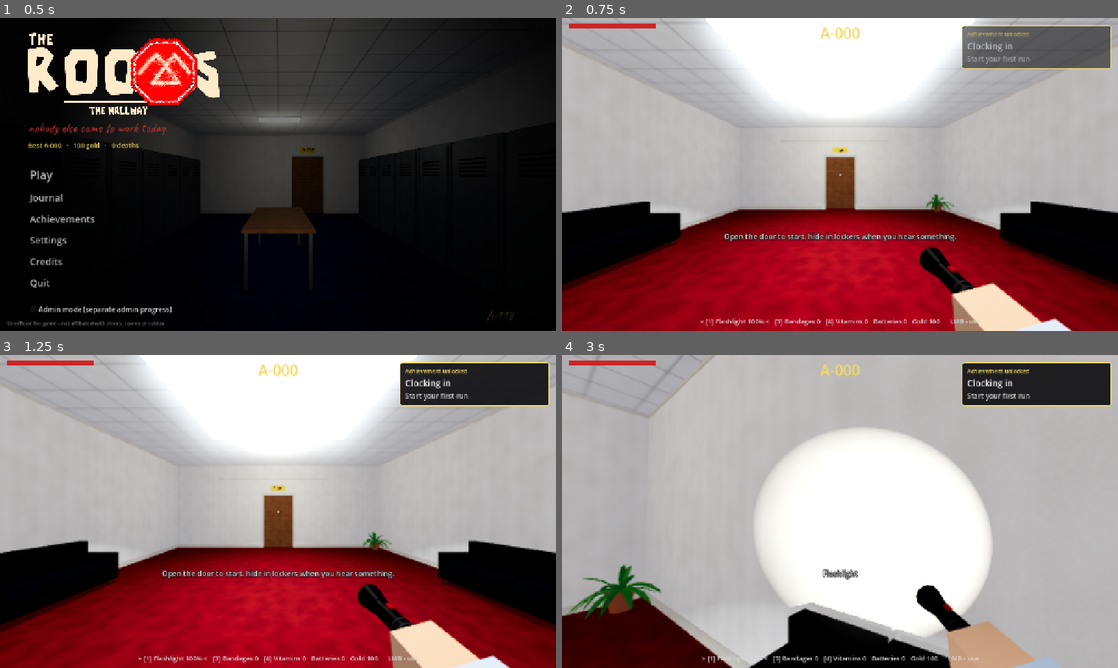
Above: before the commit, frames 1-4 (two rows, left to right).
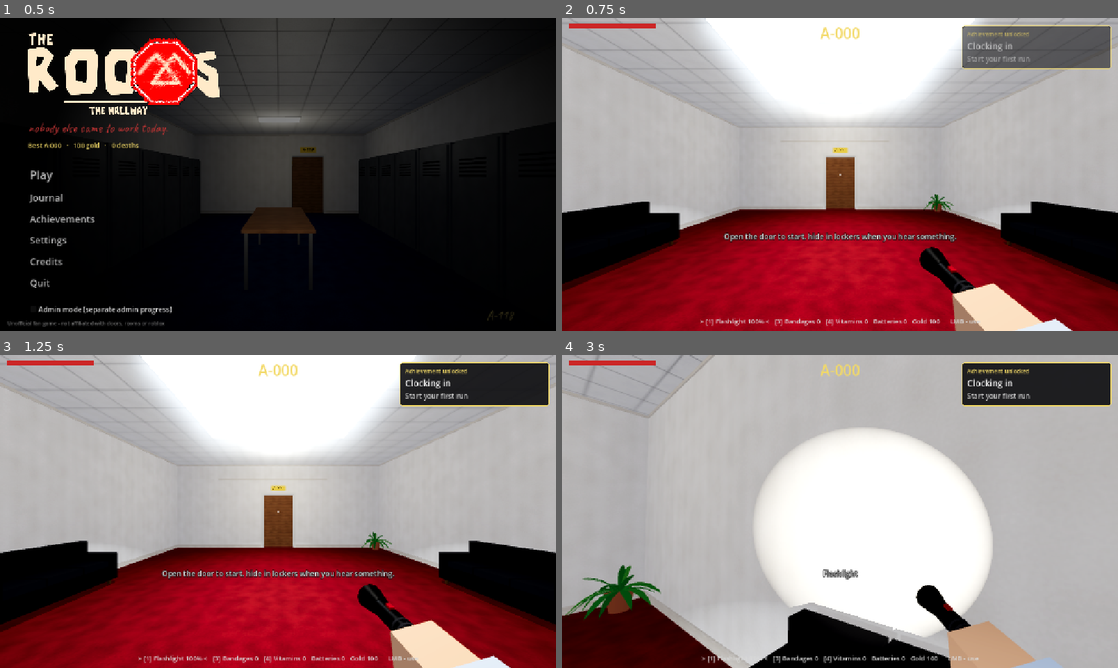
Above: after the commit, the same moments.

Repository: jhu7600codes/dir-projects
Game: Godot game, scene res://scenes/main_menu.tscn
The game is run twice, just before and just after one commit, with the same random seed, the same clock (stepped at 60 frames per second) and the same inputs.
Inputs (mouse positions are in pixels of both pictures, inside the frame that each line leads up to):
- Up to frame 1 (0.5 s): no input
- Up to frame 2 (0.75 s): click "Play" at 0.5 s
- Up to frame 3 (1.25 s): no input
- Up to frame 4 (3 s): tap Enter at 1.25 s; move the mouse to (867, 511) at 1.27 s; hold C (crouch) 1.28-2.03 s; hold W (move_forward) from 1.28 s (still down); click (867, 511) at 1.42 s; tap Space (jump) at 1.52, 2.27 s; move the mouse to (812, 511) at 2.02 s; tap E (interact) at 2.1 s; move the mouse to (851, 505) at 2.77 s; hold Mouse wheel down (item_next) from 2.78 s (still down)

Frame 1 is identical in both runs. In frame 2, 0.7% of the frame differs, in the area x 0-100%, y 1-100%; in frame 3, 0.8%, in the area x 0-100%, y 0-100%; in frame 4, 0.7%.

Commit message:
Make low quality cheaper for phones, add resolution and fps settings
Low quality uses half as many ceiling lights (wider and stronger) and
fades lights out sooner. The 3d resolution is its own slider now and
phones start at 60%. Settings also get a show fps toggle.

Co-Authored-By: Claude Opus 5.5 <noreply@anthropic.com>
Claude-Session: https://claude.ai/code/session_0199qGiBZCTPzV4D1wckxNrd

Diff:
--- a/rooms/scripts/autoload/settings.gd
+++ b/rooms/scripts/autoload/settings.gd
@@ -16,6 +16,8 @@
 	"quality": 1,               # 0 low, 1 medium, 2 high
 	"fullscreen": true,         # desktop only, f11 toggles it
 	"uncap_fps": false,         # mobile only: no 60 fps cap and no vsync
+	"render_scale": 1.0,        # 3d resolution, phones start at 0.6
+	"show_fps": false,
 	"auto_doors": true,         # doors open by themselves when you walk up to them
 	"touch_controls": "auto",   # auto, on, off
 	"touch_left_handed": false, # swaps the stick and the buttons
@@ -36,12 +38,16 @@
 		# first launch: phones start on low quality
 		if OS.has_feature("mobile"):
 			data.quality = 0
+			data.render_scale = 0.6
 		return
 	var parsed = JSON.parse_string(FileAccess.get_file_as_string(PATH))
 	if parsed is Dictionary:
 		for k in parsed:
 			if data.has(k):
 				data[k] = parsed[k]
+		# older settings files: phones get the lower resolution too
+		if not parsed.has("render_scale") and OS.has_feature("mobile"):
+			data.render_scale = 0.6
 
 
 func save_settings() -> void:
@@ -64,7 +70,7 @@
 	var vp := get_viewport()
 	var q := int(data.quality)
 	vp.msaa_3d = [Viewport.MSAA_DISABLED, Viewport.MSAA_2X, Viewport.MSAA_4X][q]
-	vp.scaling_3d_scale = [0.7, 0.85, 1.0][q]
+	vp.scaling_3d_scale = clampf(float(data.render_scale), 0.4, 1.0)
 	vp.positional_shadow_atlas_size = [1024, 2048, 4096][q]
 	_apply_window()
 	_apply_fps()
--- a/rooms/scripts/ui/hud.gd
+++ b/rooms/scripts/ui/hud.gd
@@ -28,6 +28,7 @@
 var _health: ProgressBar
 var _stamina: ProgressBar
 var _items: Label
+var _fps: Label
 var _prompt: Label
 var _hold: ProgressBar
 var _toast: Label
@@ -80,6 +81,14 @@
 	_items.offset_bottom = -10
 	_items.horizontal_alignment = HORIZONTAL_ALIGNMENT_CENTER
 	root.add_child(_items)
+
+	_fps = UIKit.label("", 14, Color(0.6, 1.0, 0.6))
+	_fps.set_anchors_preset(Control.PRESET_TOP_RIGHT)
+	_fps.offset_left = -110
+	_fps.offset_right = -12
+	_fps.offset_top = 10
+	_fps.horizontal_alignment = HORIZONTAL_ALIGNMENT_RIGHT
+	root.add_child(_fps)
 
 	var dot := ColorRect.new()
 	dot.color = Color(1, 1, 1, 0.5)
@@ -161,6 +170,9 @@
 
 
 func _process(_delta: float) -> void:
+	_fps.visible = Settings.data.show_fps
+	if _fps.visible:
+		_fps.text = "%d FPS" % Engine.get_frames_per_second()
 	if player == null:
 		return
 	_health.value = player.health
--- a/rooms/scripts/ui/settings_menu.gd
+++ b/rooms/scripts/ui/settings_menu.gd
@@ -33,6 +33,8 @@
 	else:
 		v.add_child(UIKit.check("uncap fps", d.uncap_fps, func(on): Settings.set_value("uncap_fps", on)))
 	v.add_child(UIKit.options("quality", ["low", "medium", "high"], int(d.quality), func(i): Settings.set_value("quality", i)))
+	v.add_child(UIKit.slider("resolution", d.render_scale, 0.4, 1.0, func(x): Settings.set_value("render_scale", x)))
+	v.add_child(UIKit.check("show fps", d.show_fps, func(on): Settings.set_value("show_fps", on)))
 	v.add_child(UIKit.label("touch controls", 14, Color(0.6, 0.6, 0.6)))
 	var modes := ["auto", "on", "off"]
 	v.add_child(UIKit.options("touch controls", modes, maxi(0, modes.find(d.touch_controls)), func(i): Settings.set_value("touch_controls", modes[i])))
--- a/rooms/scripts/world/room_base.gd
+++ b/rooms/scripts/world/room_base.gd
@@ -28,6 +28,7 @@
 var _body: StaticBody3D
 var _flicker: Array[Light3D] = []
 var _flicker_t := 0.0
+var _fixture_i := 0  # low quality: only every other ceiling panel gets a real light
 var _back_seal: CollisionShape3D
 var _path_global: Array[Vector3] = []
 var _height := 3.0  # ceiling height of the current shell, for the wall trim
@@ -278,7 +279,26 @@
 	if broken:
 		return
 	var energy := lerpf(1.0, 0.45, darkness)
-	if int(Settings.data.quality) < 2:
+	var q := int(Settings.data.quality)
+	if q == 0:
+		# low (phones): every light re-shades the whole merged room mesh, so use half
+		# as many, a bit stronger and wider so the room looks about the same
+		_fixture_i += 1
+		if _fixture_i % 2 == 0:
+			return
+		var o := OmniLight3D.new()
+		o.position = pos - Vector3(0, 0.75, 0)
+		o.omni_range = 8.0
+		o.omni_attenuation = 1.1
+		o.light_energy = energy * 1.35
+		o.light_specular = 0.0
+		o.light_color = Color(1.0, 0.97, 0.9)
+		_fade_far(o)
+		add_child(o)
+		if rng.randf() < 0.06 + darkness * 0.25:
+			_flicker.append(o)
+		return
+	if q < 2:
 		# low / medium: one cheap light per fixture, a bit under the panel so the
 		# ceiling doesn't blow out
 		var o := OmniLight3D.new()
@@ -323,8 +343,9 @@
 ## lights far away from the camera switch off, they're hidden by fog anyway
 func _fade_far(l: Light3D) -> void:
 	l.distance_fade_enabled = true
-	l.distance_fade_begin = 24.0
-	l.distance_fade_length = 6.0
+	var low := int(Settings.data.quality) == 0
+	l.distance_fade_begin = 15.0 if low else 24.0
+	l.distance_fade_length = 4.0 if low else 6.0
 
 
 func add_locker(pos: Vector3, yaw: float) -> Locker:
--- a/rooms/scripts/world/rooms/room_lobby.gd
+++ b/rooms/scripts/world/rooms/room_lobby.gd
@@ -22,7 +22,7 @@
 	sun.spot_range = 8.0
 	sun.light_energy = 1.8
 	sun.light_color = Color(0.9, 0.95, 1.0)
-	sun.shadow_enabled = true
+	sun.shadow_enabled = int(Settings.data.quality) > 0
 	add_child(sun)
 	Props.couch(self, Vector3(w / 2 - 0.5, 0, length * 0.5), -PI / 2)
 	Props.couch(self, Vector3(-w / 2 + 0.5, 0, length * 0.5), PI / 2)
Not shown, changed: rooms/export_presets.cfg
Not shown, changed: rooms/README.md
